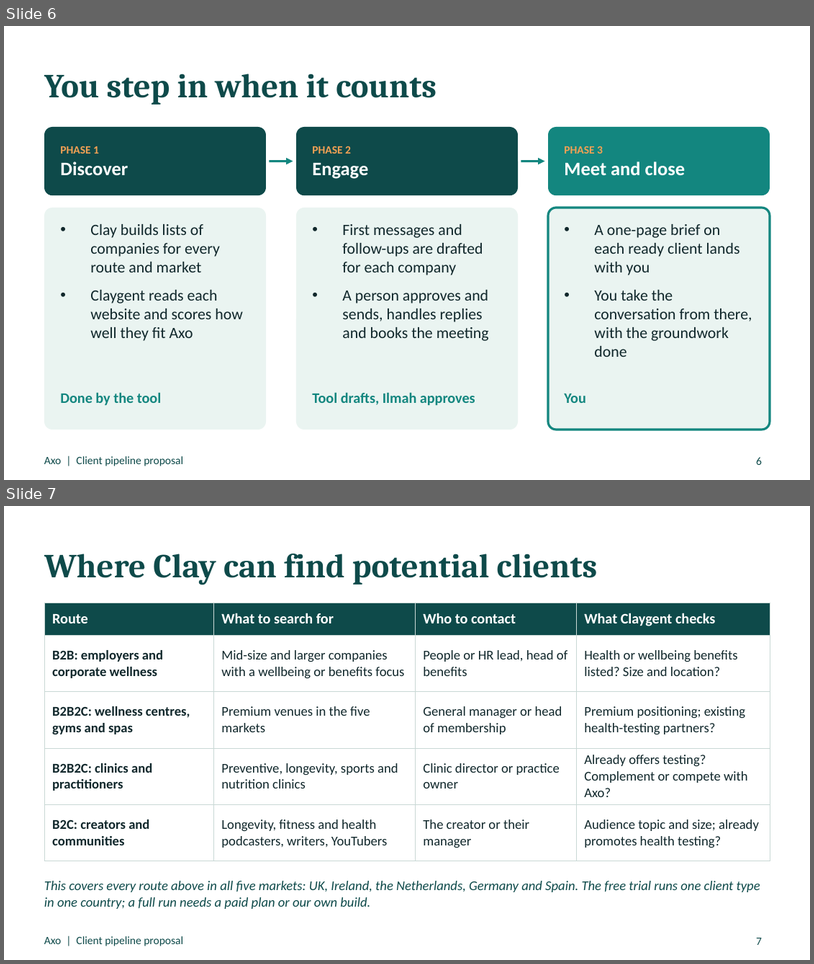
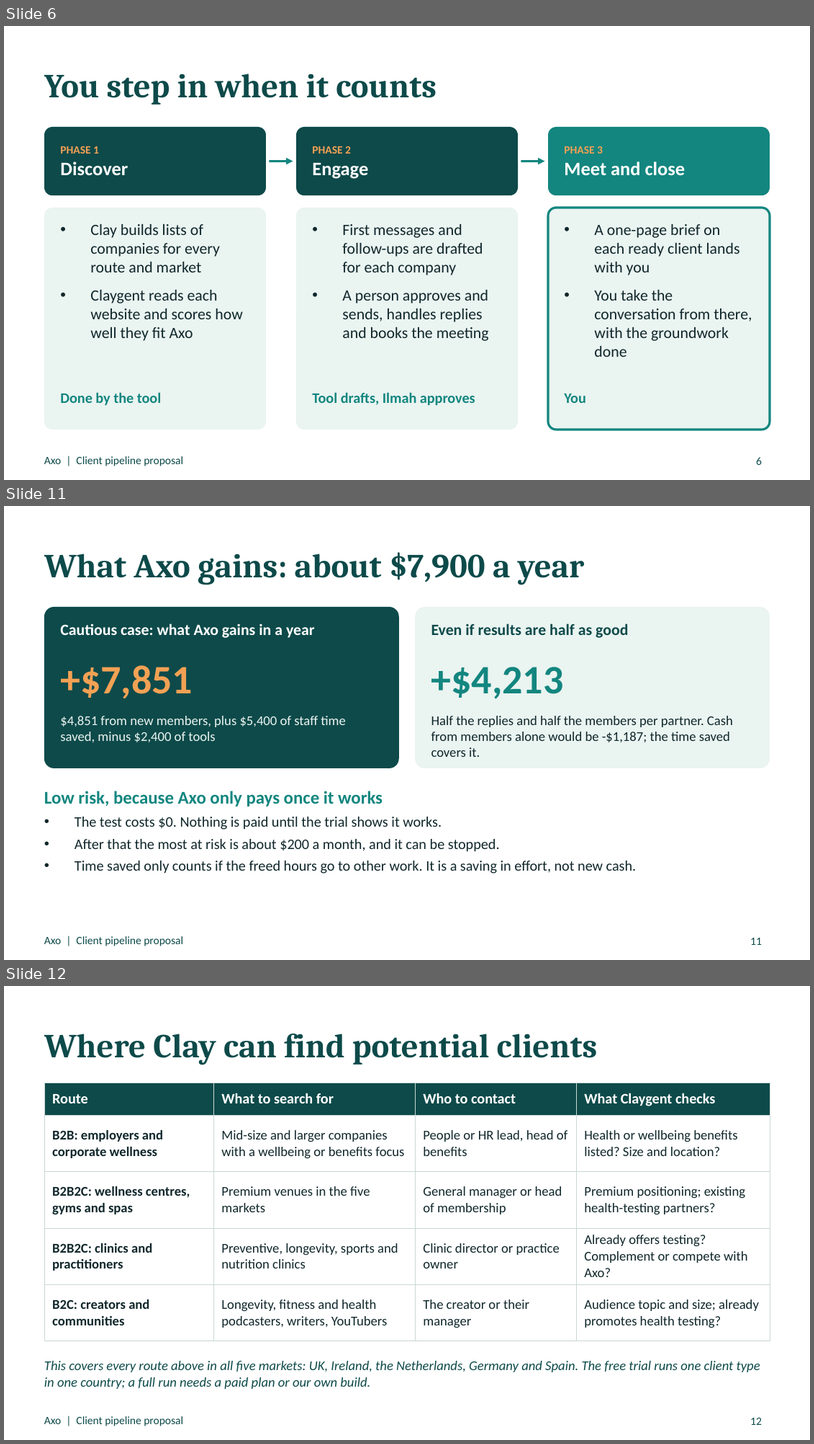
Before and after one commit to ilmahmohamed/ai-workflow-portfolio, a slide deck: Axo Client Pipeline Proposal.pptx. Shown one above the other, each under a label of ours: slides 6 and 7 before the commit, slides 6, 11 and 12 after it; the slides between them are not shown. The pictures are 814x964 and 814x1444 pixels, drawn with LibreOffice and Linux fonts; fonts in the diff are those of the drawing. Boxes give left, top, right and bottom in pixels: in the first picture for what was removed or moved away, otherwise in the second. Text is boxed around its words. In the diff, an @@ line names an element or a change of style, - is before the commit and + after.

```diff
--- a/Axo Client Pipeline Proposal.pptx
+++ b/Axo Client Pipeline Proposal.pptx
@@ slide 11 added at (4,506,810,960), background #FFFFFF; not listed: 1 template element that a slide beside it also shows @@
@@ title added at (44,552,585,585), 30 pt, text #0E4A4A, bold @@
+What Axo gains: about $7,900 a year
@@ rounded rectangle added at (44,607,399,768), fill #0E4A4A @@
@@ rounded rectangle added at (415,607,770,768), fill #EAF4F1 @@
@@ text added at (60,623,315,638), 14 pt, text #FFFFFF, bold @@
+Cautious case: what Axo gains in a year
@@ text added at (432,623,628,638), 14 pt, text #0E4A4A, bold @@
+Even if results are half as good
@@ text added at (60,665,193,699), 36 pt, text #F2A154, bold @@
++$7,851
@@ text added at (432,667,564,699), 36 pt, text #13867F, bold @@
++$4,213
@@ text added at (60,716,346,742), 12 pt, text #EAF4F1 @@
+$4,851 from new members, plus $5,400 of staff time saved, minus $2,400 of tools
@@ text added at (432,716,733,757), 12 pt, text #10272B @@
+Half the replies and half the members per partner. Cash from members alone would be -$1,187; the time saved covers it.
@@ text added at (44,790,383,806), 16 pt, text #13867F, bold @@
+Low risk, because Axo only pays once it works
@@ text added at (75,816,637,873), 13 pt, text #10272B @@
+• The test costs $0. Nothing is paid until the trial shows it works.
+• After that the most at risk is about $200 a month, and it can be stopped.
+• Time saved only counts if the freed hours go to other work. It is a saving in effort, not new cash.
@@ page number added at (751,937,762,944), 10 pt, text #0E4A4A @@
+11
@@ what was slide 7 is now slide 12 @@
@@ page number at (751,1417,762,1424): text changed @@
-7
+12
```
Also in this commit, not shown: 4 other slides added.
